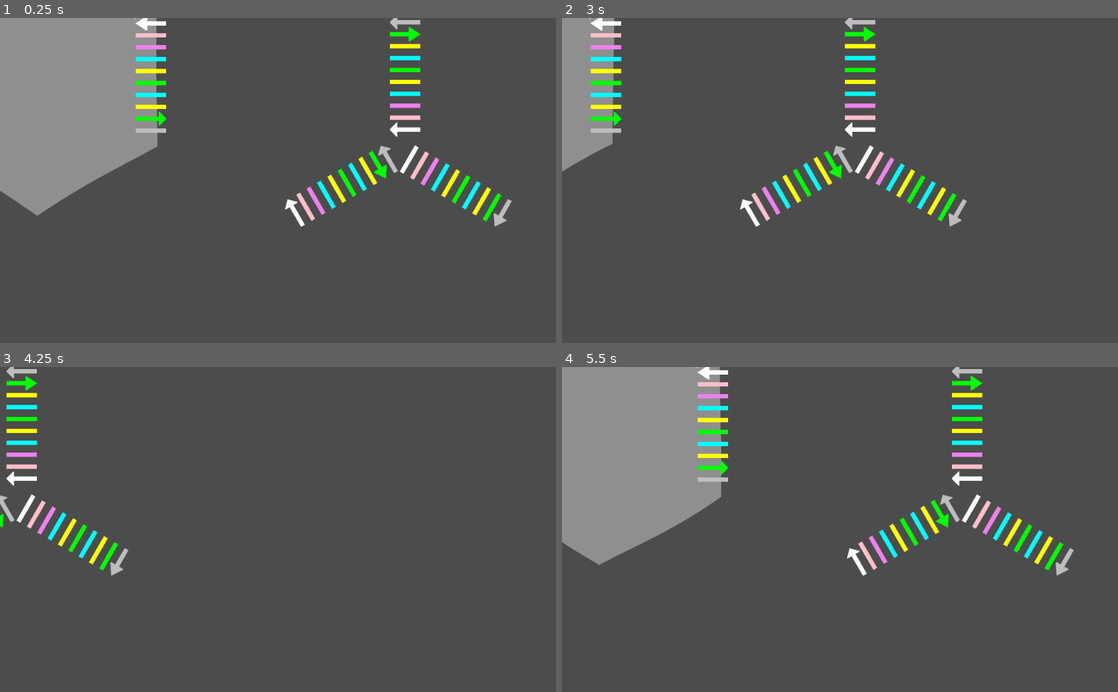
Above: before the commit, frames 1-4 (two rows, left to right).
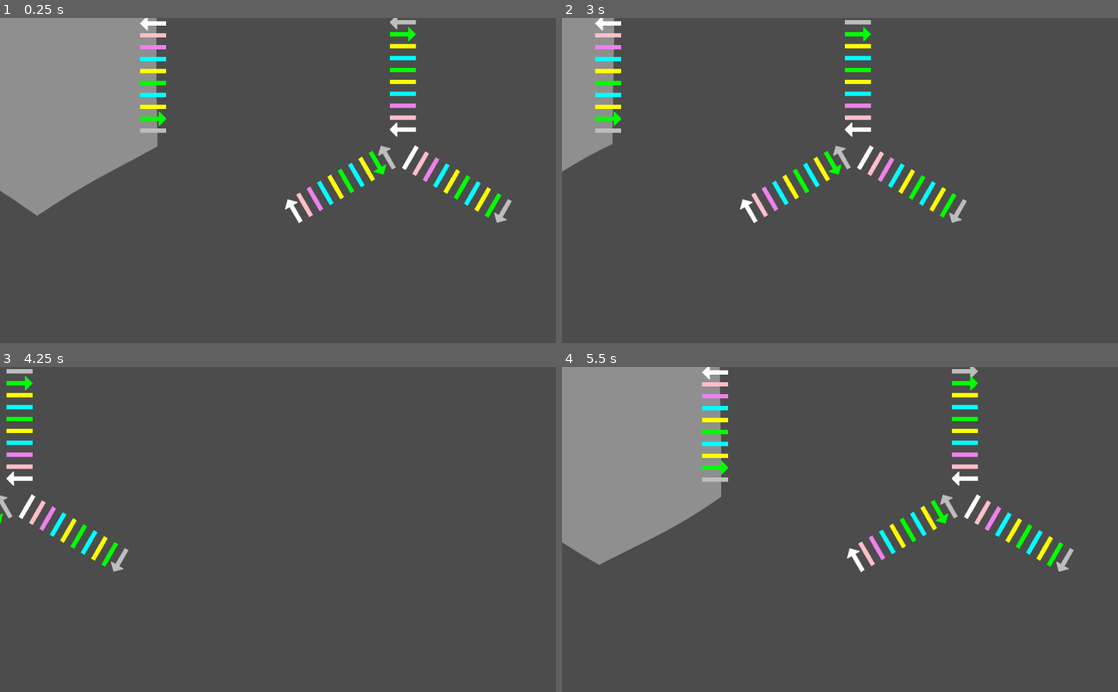
Above: after the commit, the same moments.

Repository: tobyp/hackathon2020
Game: Godot game, scene res://main.tscn
Two runs of this game, one before a commit and one after it. Both use one fixed random seed, a clock stepped at 60 frames per second and the inputs below.
Inputs (mouse positions are in pixels of both pictures, inside the frame that each line leads up to):
- Up to frame 1 (0.25 s): no input
- Up to frame 2 (3 s): click (962, 21) at 0.52 s; tap Enter at 1.25 s; drag from (840, 76) to (895, 109) at 1.27 s; drag from (1079, 76) to (812, 245) at 2.02 s; move the mouse to (962, 284) at 2.77 s; hold D from 2.78 s (still down); click (962, 284) at 2.92 s
- Up to frame 3 (4.25 s): release D at 3.5 s; drag from (250, 594) to (111, 480) at 3.52 s
- Up to frame 4 (5.5 s): tap Space at 4.25 s; move the mouse to (1006, 578) at 4.27 s; hold A 4.28-5 s; drag from (589, 425) to (756, 448) at 5.02 s

The runs differ from the first frame. In frame 1, 0.6% of the frame differs, in the area x 24-92%, y 0-65%; in frame 2, 0.6%; in frame 3, 0.3%; in frame 4, 0.6%.

Commit message:
modify arrows to go through 4 states; refactoring

Diff:
--- a/ui/ui.gd
+++ b/ui/ui.gd
@@ -28,6 +28,9 @@
 		self.color = _color
 		self.state = _state
 
+	func iterate_tunnelState():
+		state = (state + 1)%4
+
 	func _to_string():
 		return "Tunnel for %s, colored %s " % [Globals.particle_type_get_name(particle_type), color]
 
@@ -49,74 +52,64 @@
 		[Globals.ParticleType.AMINO_PRO, Color.pink],
 		[Globals.ParticleType.SUGAR, Color.white]
 	]
+	# calculate state, save references to UI nodes
 	for entry in possible_particle_types:
 		var particle_type = entry[0]
 		var color = entry[1]
 		var state = _calculate_tunnel_state(particle_type, start_cell, end_cell)
 		tunnels.append(Tunnel.new(particle_type, color, state))
-	# for x in range(tunnels.size()):
+
 	for x in range(tunnels.size()):
-		var leftarrow = preload("res://ui/arrow.tscn").instance()
-		tunnels[x].leftarrow = leftarrow
-		leftarrow.modulate = Color(tunnels[x].color)
-		leftarrow.position.y += 44*x - 200
-		leftarrow.scale.x = 2
-		leftarrow.scale.y = 2
-		add_child(leftarrow)
-		var leftarrow_texture = leftarrow.get_child(0) as TextureButton
+		# identical for each arrow
+		var arrows = [preload("res://ui/arrow.tscn").instance(), preload("res://ui/arrow.tscn").instance()]
 
-		if (tunnels[x].state == TunnelState.OPEN_RIGHT or tunnels[x].state == TunnelState.OPEN_BOTH):
-			leftarrow_texture.texture_normal = head_png # default
-		else:
-			leftarrow_texture.texture_normal = shaft_png
+		tunnels[x].leftarrow = arrows[0]
+		tunnels[x].rightarrow = arrows[1]
+		tunnels[x].leftarrow.get_child(0).connect("button_down", self, "_iterate_state", [x])
+		tunnels[x].rightarrow.get_child(0).connect("button_down", self, "_iterate_state", [x])
 
-		tunnels[x].leftarrow.get_child(0).connect("button_down", self, "_iterate_state", [x])
+		for arrow in arrows:
+			arrow.modulate = Color(tunnels[x].color)
+			arrow.position.y += 44*x - 200
+			arrow.scale.x = 2
+			arrow.scale.y = 2
+			add_child(arrow)
 
-		var rightarrow = preload("res://ui/arrow.tscn").instance()
-		tunnels[x].rightarrow = rightarrow
-		rightarrow.modulate = Color(tunnels[x].color)
-		rightarrow.rotation += 3.14159
+		# different for each arrow
+		arrows[1].position.x += 32
+		arrows[1].rotation += 3.14159
 
-		rightarrow.position.x += 32
-		rightarrow.scale.x = 3
-		rightarrow.scale.y = 2
+		_set_arrow_texture_based_on_tunnelState(x)
 
-		rightarrow.position.y += 44*x - 200
-		add_child(rightarrow)
-		var rightarrow_texture = rightarrow.get_child(0) as TextureButton
+func _set_arrow_texture_based_on_tunnelState(tunnel_idx):
+	var leftarrow_texture = tunnels[tunnel_idx].leftarrow.get_child(0) as TextureButton
+	var rightarrow_texture = tunnels[tunnel_idx].rightarrow.get_child(0) as TextureButton
 
-		if (tunnels[x].state == TunnelState.OPEN_LEFT or tunnels[x].state == TunnelState.OPEN_BOTH):
-			rightarrow_texture.texture_normal = head_png # default
-		else:
-			rightarrow_texture.texture_normal = shaft_png
+	if (tunnels[tunnel_idx].state == TunnelState.OPEN_RIGHT or tunnels[tunnel_idx].state == TunnelState.OPEN_BOTH):
+		leftarrow_texture.texture_normal = head_png # default
+	else:
+		leftarrow_texture.texture_normal = shaft_png
+
+	if (tunnels[tunnel_idx].state == TunnelState.OPEN_LEFT or tunnels[tunnel_idx].state == TunnelState.OPEN_BOTH):
+		rightarrow_texture.texture_normal = head_png # default
+	else:
+		rightarrow_texture.texture_normal = shaft_png
 
 func _iterate_state(h):
-	# todo figure out if we're drawing arrows multiple times??
-	# todo use toby's fancy getter instead of illegally accessing the dict directly
-	print("inverting the output rule from ",start_cell," to ",end_cell," for type ",h)
+	# update internal ui tunnelState
+	tunnels[h].iterate_tunnelState()
+	# update graphics to match the state
+	_set_arrow_texture_based_on_tunnelState(h)
+
+	# update the output rules to match the state
 	var global_particle_type = possible_particle_types[h][0]
+	var tunnel_state = tunnels[h].state
 
-	var rules_for_type = start_cell.output_rules[global_particle_type]
-	# if there are no rules for the particle type, or no rule for the end_cell, we add one
-	if rules_for_type == {} or not rules_for_type.has(end_cell):
-		start_cell.set_output_rule(global_particle_type, end_cell, true)
-	else: # flip it! (for now..) TODO: iterate state, don't just flip the bools
-		start_cell.set_output_rule(global_particle_type, end_cell, !rules_for_type[end_cell])
-	print("  value is now ",start_cell.output_rules[global_particle_type][end_cell])
-	var current_texture = tunnels[h].leftarrow.get_child(0).texture_normal
-	# todo use state-changing logic rather than directly inverting the graphic!!!
-	# the tunnelState and the graphics aren't connected in any way like this!!
-	if (current_texture == head_png):
-		tunnels[h].leftarrow.get_child(0).texture_normal = shaft_png
-	else:
-		tunnels[h].leftarrow.get_child(0).texture_normal = head_png
-	print("todo: update the opposite output rule (from end to start)")
+	var left_to_right_is_open = (tunnel_state == TunnelState.OPEN_BOTH or tunnel_state == TunnelState.OPEN_RIGHT)
+	start_cell.set_output_rule(global_particle_type, end_cell, left_to_right_is_open)
 
-# Called every frame. 'delta' is the elapsed time since the previous frame.
-func _process(delta):
-	# print("start cell: ",start_cell.output_rules.size())
-	pass
-
+	var right_to_left_is_open = (tunnel_state == TunnelState.OPEN_BOTH or tunnel_state == TunnelState.OPEN_LEFT)
+	end_cell.set_output_rule(global_particle_type, start_cell, right_to_left_is_open)
 
 func _calculate_tunnel_state(particle_type, start_cell, end_cell):
 	var state
